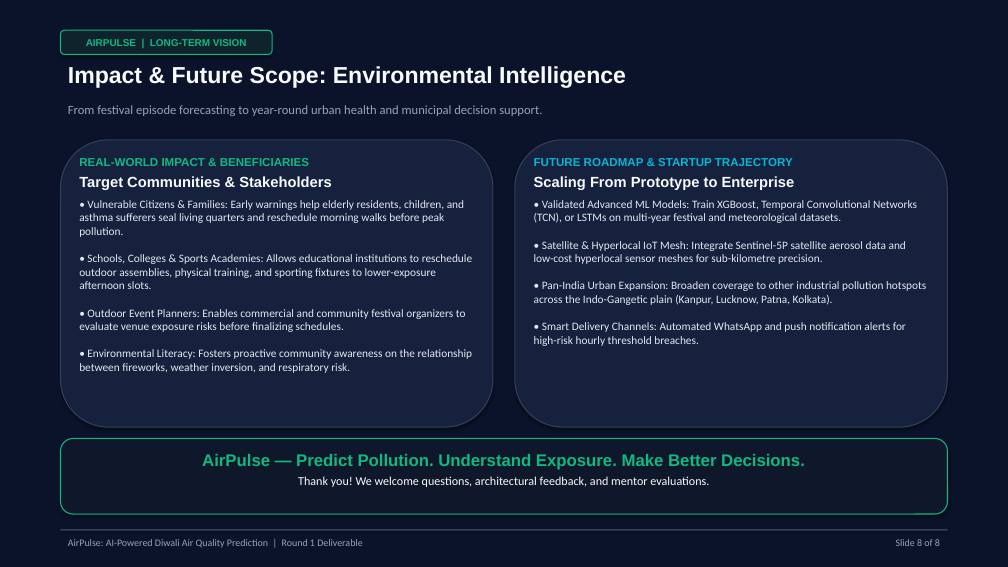
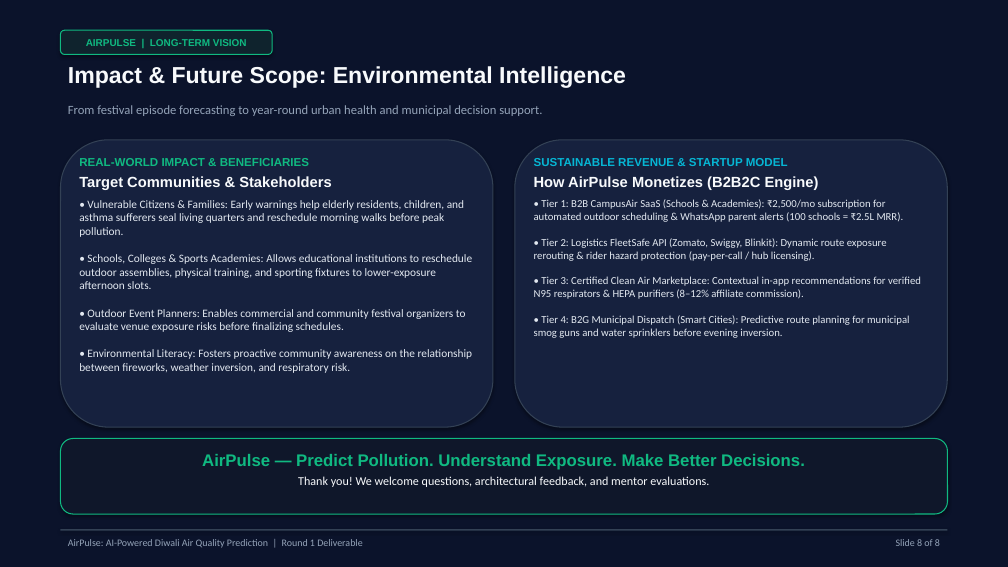
Before and after one commit to RishikaJindal23/VayuVision, a slide deck: slide 8 of presentation/AirPulse_Hackathon_Round1.pptx. Drawn at 1008x567 pixels with LibreOffice and Linux fonts; fonts in the diff are those of the drawing. Boxes give left, top, right and bottom in pixels: in the first picture for what was removed or moved away, otherwise in the second. Text is boxed around its words. In the diff, an @@ line names an element or a change of style, - is before the commit and + after.

Commit message:
feat: Add sustainable B2B2C business model, monetization tab in frontend, updated slide 8 and API endpoint

```diff
--- a/presentation/AirPulse_Hackathon_Round1.pptx
+++ b/presentation/AirPulse_Hackathon_Round1.pptx
@@ text at (534, 158, 921, 338): text changed; size 10.8 to 10.2 pt @@
-FUTURE ROADMAP & STARTUP TRAJECTORY
-Scaling From Prototype to Enterprise
-• Validated Advanced ML Models: Train XGBoost, Temporal Convolutional Networks (TCN), or LSTMs on multi-year festival and meteorological datasets.
-• Satellite & Hyperlocal IoT Mesh: Integrate Sentinel-5P satellite aerosol data and low-cost hyperlocal sensor meshes for sub-kilometre precision.
-• Pan-India Urban Expansion: Broaden coverage to other industrial pollution hotspots across the Indo-Gangetic plain (Kanpur, Lucknow, Patna, Kolkata).
-• Smart Delivery Channels: Automated WhatsApp and push notification alerts for high-risk hourly threshold breaches.
+SUSTAINABLE REVENUE & STARTUP MODEL
+How AirPulse Monetizes (B2B2C Engine)
+• Tier 1: B2B CampusAir SaaS (Schools & Academies): ₹2,500/mo subscription for automated outdoor scheduling & WhatsApp parent alerts (100 schools = ₹2.5L MRR).
+• Tier 2: Logistics FleetSafe API (Zomato, Swiggy, Blinkit): Dynamic route exposure rerouting & rider hazard protection (pay-per-call / hub licensing).
+• Tier 3: Certified Clean Air Marketplace: Contextual in-app recommendations for verified N95 respirators & HEPA purifiers (8–12% affiliate commission).
+• Tier 4: B2G Municipal Dispatch (Smart Cities): Predictive route planning for municipal smog guns and water sprinklers before evening inversion.
```
Also in this commit, not shown: 6 other files.
